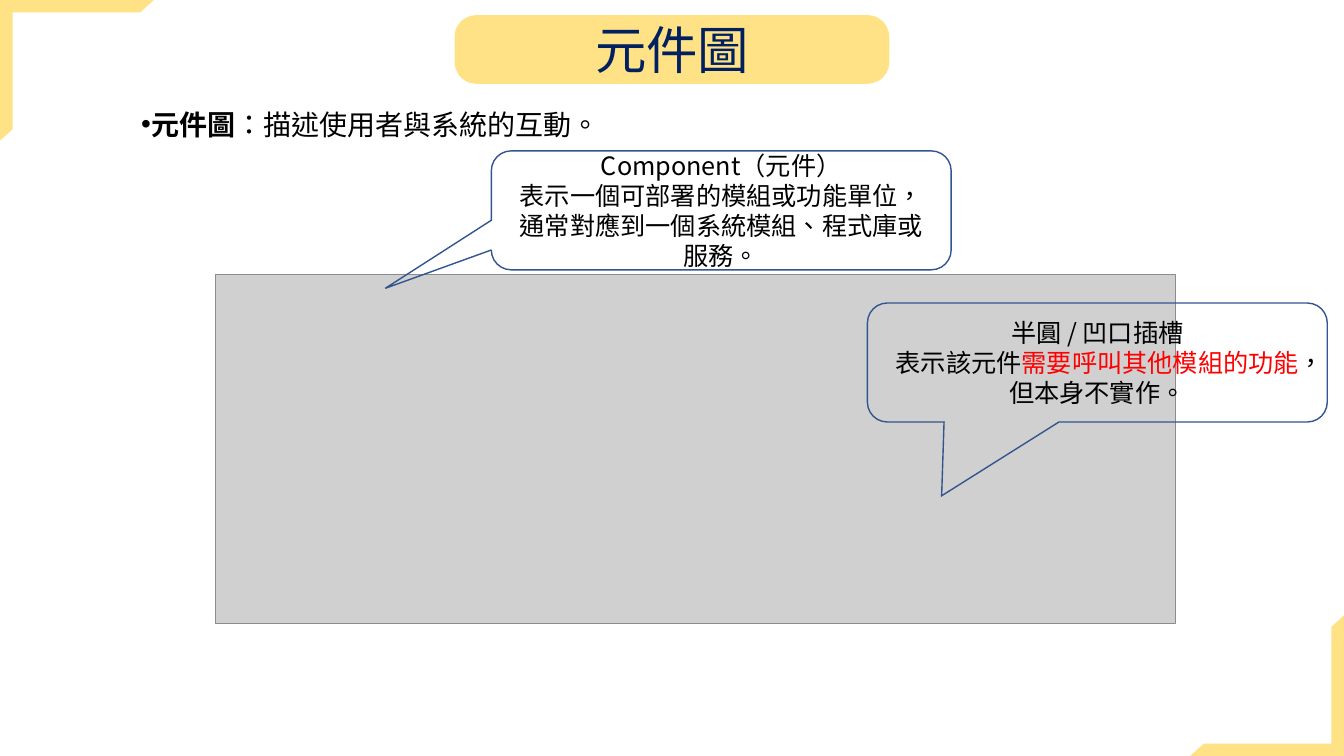
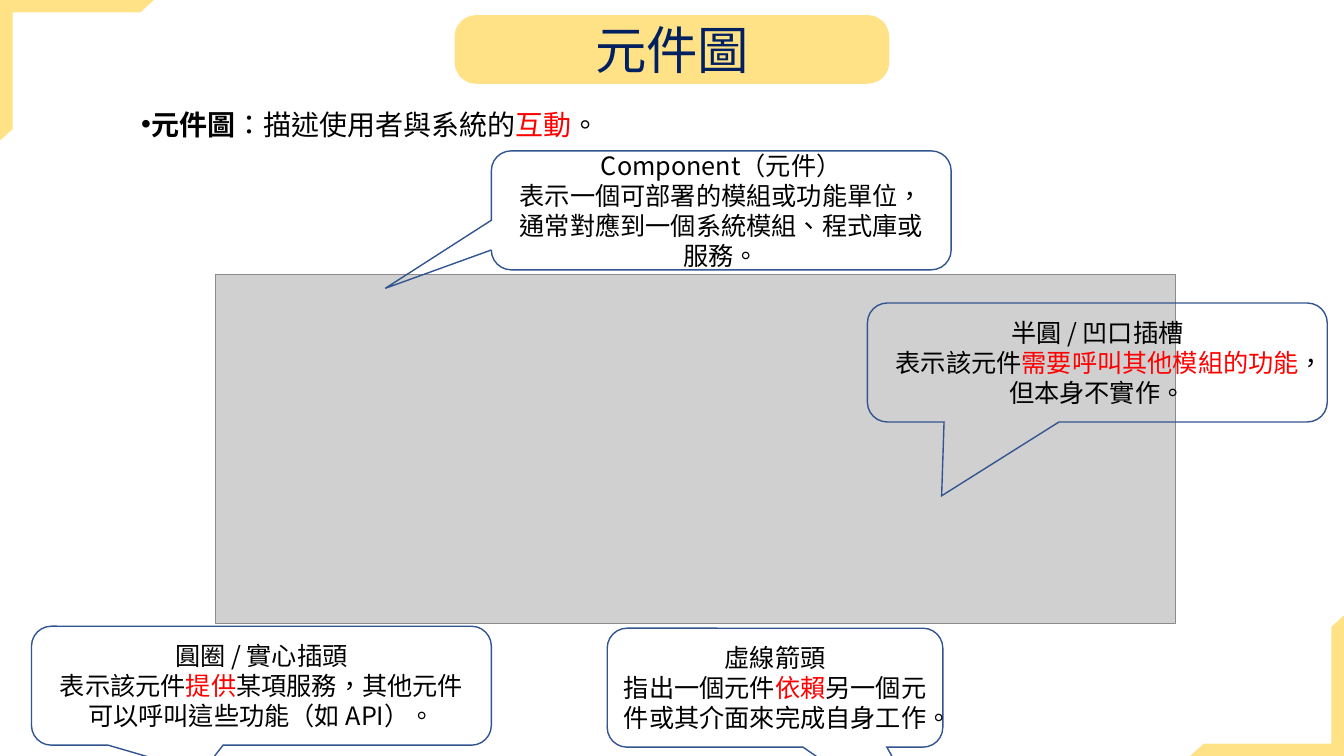
Before and after one commit to jiakai912/114201_poject, a slide deck: slide 10 of 11336032/uml報告.pptx. Drawn at 1344x756 pixels with LibreOffice and Linux fonts; fonts in the diff are those of the drawing; grey boxes stand for pictures. Boxes give left, top, right and bottom in pixels: in the first picture for what was removed or moved away, otherwise in the second. Text is boxed around its words. In the diff, an @@ line names an element or a change of style, - is before the commit and + after.

```diff
--- a/11336032/uml報告.pptx
+++ b/11336032/uml報告.pptx
@@ text "元件圖：描述使用者與系統的互動。" at [151, 111, 600, 138]: text colour #000000 to #FF0000 in "元件圖：描述使用者與系統的互動。" @@
@@ rounded speech box added at [31, 626, 491, 745], outline #325491 1 pt, 18 pt, text #000000 @@
+圓圈 / 實心插頭
+表示該元件提供某項服務，其他元件可以呼叫這些功能（如 API）。
@@ rounded speech box added at [607, 628, 943, 747], outline #325491 1 pt, 18 pt, text #000000 @@
+虛線箭頭
+指出一個元件依賴另一個元件或其介面來完成自身工作。
```
Also in this commit, not shown: 8 other slides changed, 1 slide added.
